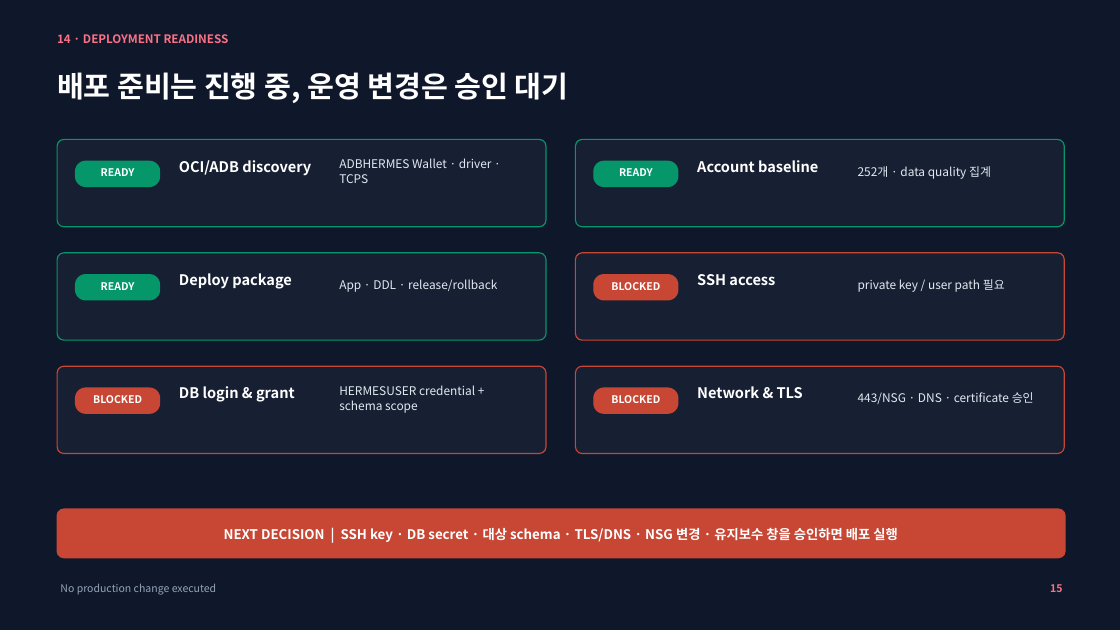
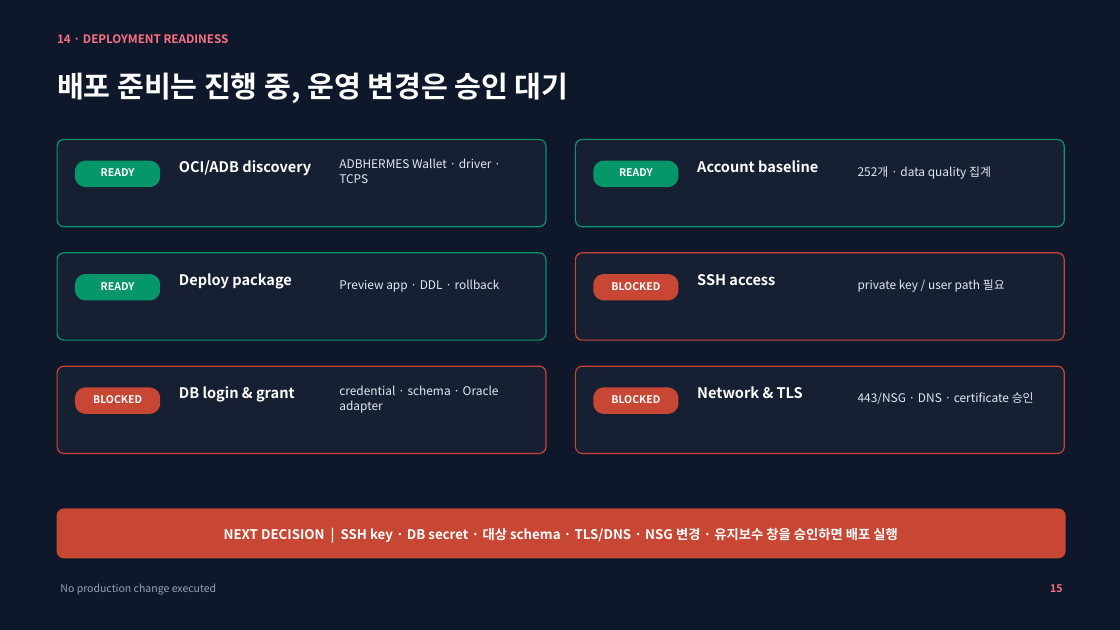
Before and after one commit to phillsoo/codeagent, a slide deck: slide 15 of hermes_docs/OCI_Integrated_Sales_Platform_Planning_v2.pptx. Drawn at 1120x630 pixels with LibreOffice and Linux fonts; fonts in the diff are those of the drawing. Boxes give left, top, right and bottom in pixels: in the first picture for what was removed or moved away, otherwise in the second. Text is boxed around its words. In the diff, an @@ line names an element or a change of style, - is before the commit and + after.

Commit message:
fix: harden preview package after independent review

```diff
--- a/hermes_docs/OCI_Integrated_Sales_Platform_Planning_v2.pptx
+++ b/hermes_docs/OCI_Integrated_Sales_Platform_Planning_v2.pptx
@@ text at bbox=[339, 279, 500, 292]: text changed @@
-App · DDL · release/rollback
+Preview app · DDL · rollback
@@ text at bbox=[339, 385, 499, 413]: text changed @@
-HERMESUSER credential + schema scope
+credential · schema · Oracle adapter
```
Also in this commit, not shown: 3 other files.
